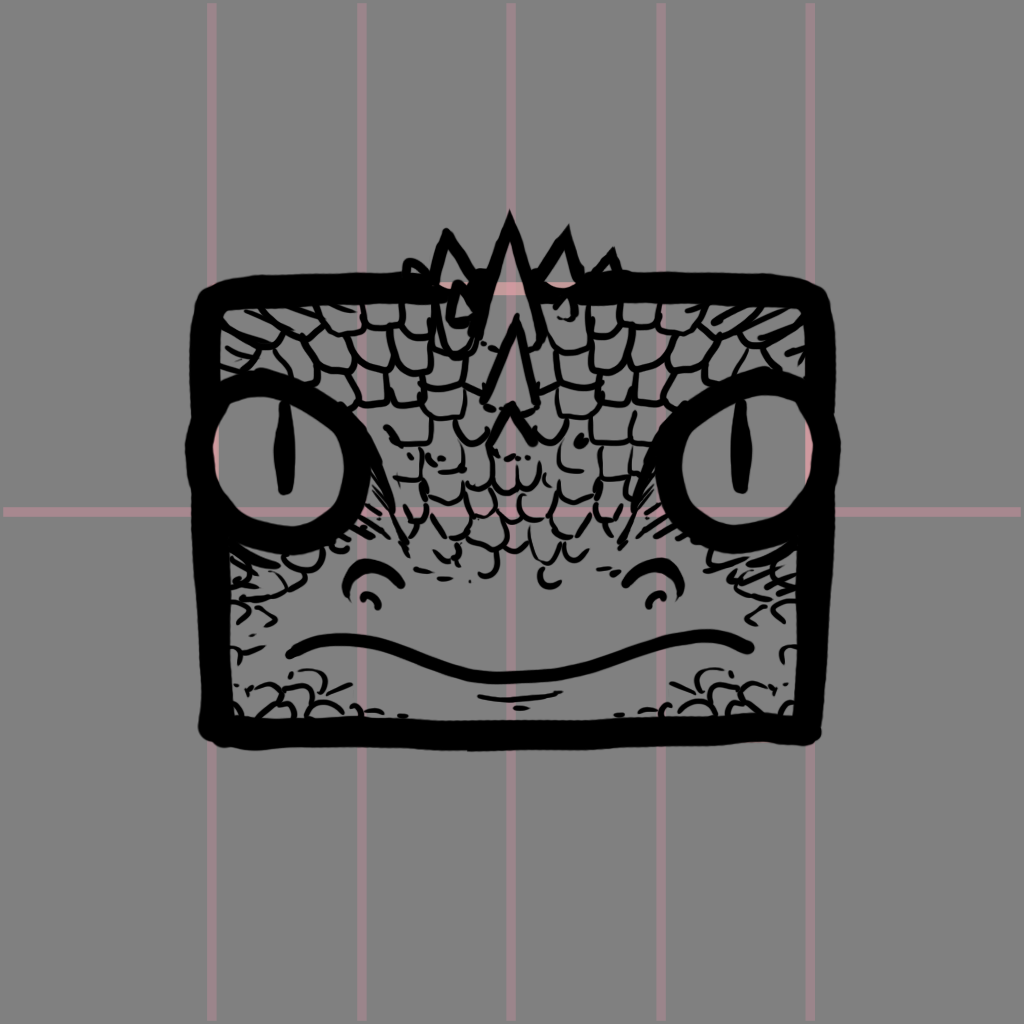
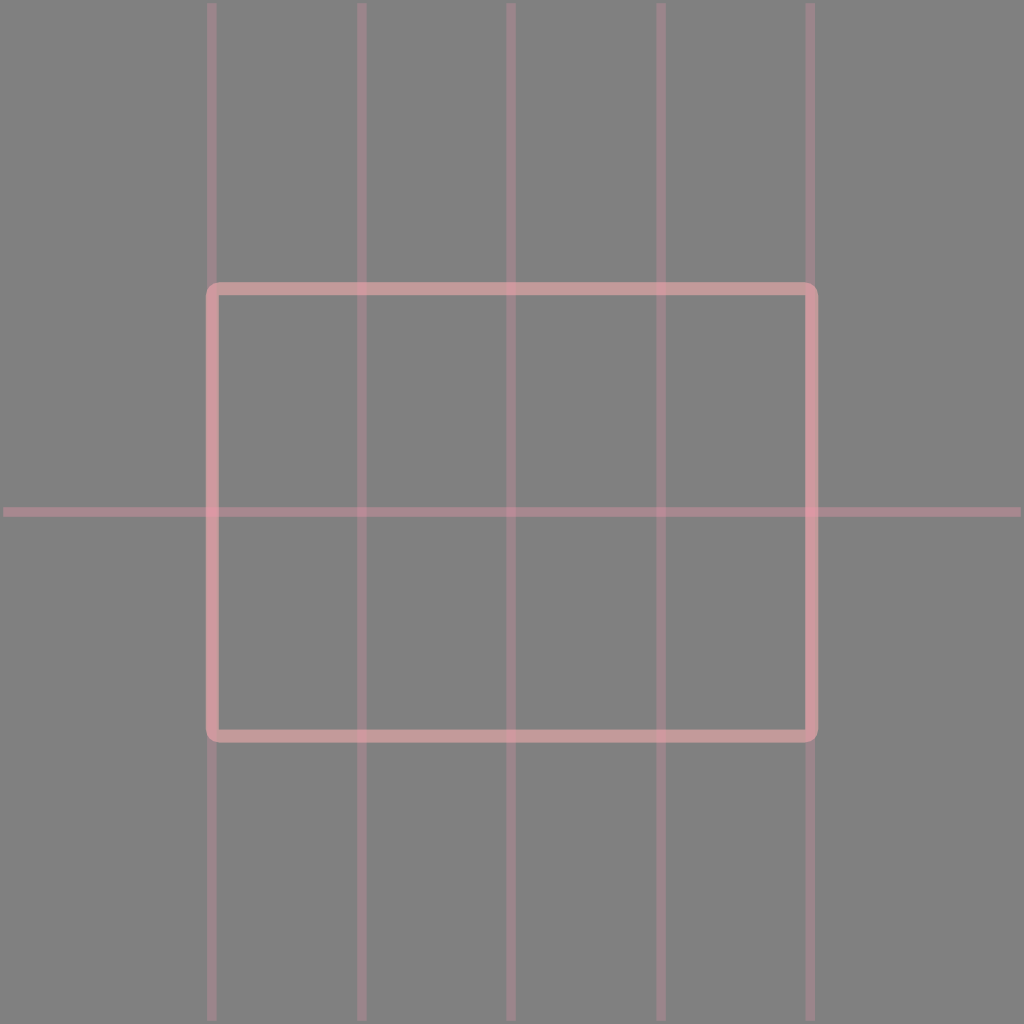
Comparing the layer stacks of the two (1024, 1024) images. Changes:
hid group "LIZARD" (6 layers) over [183, 208, 842, 753]
